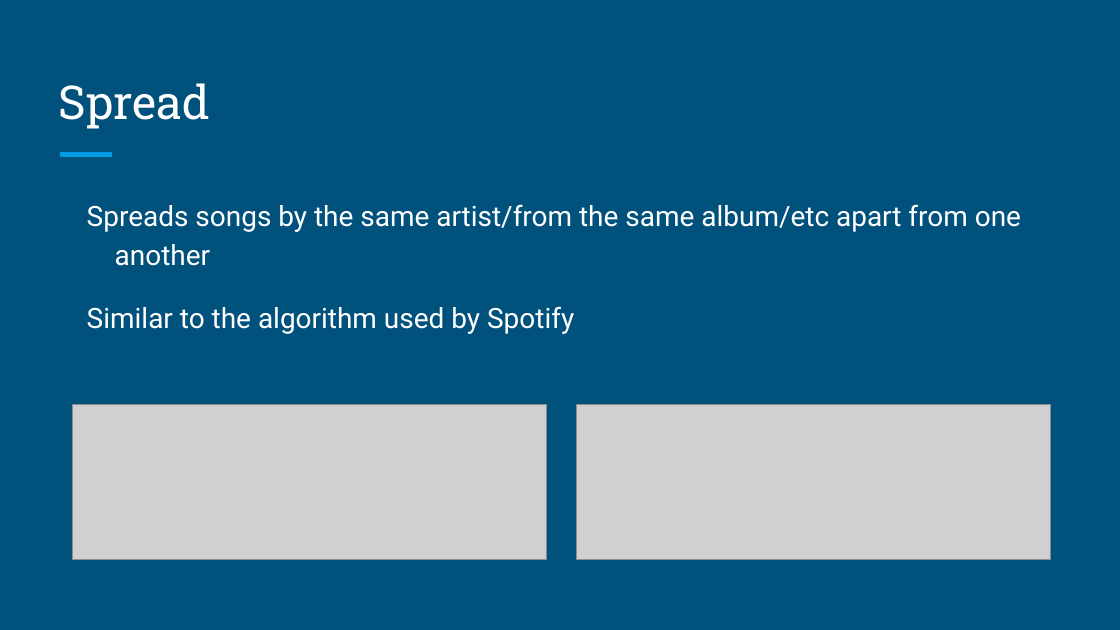
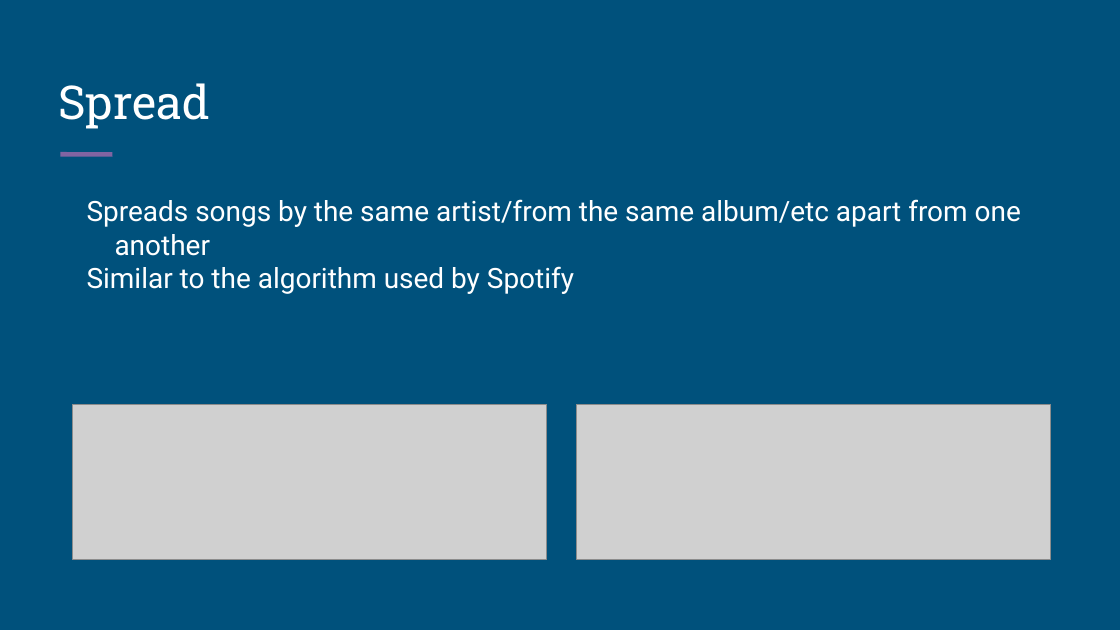
Before and after one commit to speakerofthehouse/theateam, a slide deck: slide 7 of CSCI3308 - FINAL PRESENTATION.pptx. Drawn at 1120x630 pixels with LibreOffice and Linux fonts; fonts in the diff are those of the drawing; grey boxes stand for pictures. Boxes give left, top, right and bottom in pixels: in the first picture for what was removed or moved away, otherwise in the second. Text is boxed around its words. In the diff, an @@ line names an element or a change of style, - is before the commit and + after.

```diff
--- a/CSCI3308 - FINAL PRESENTATION.pptx
+++ b/CSCI3308 - FINAL PRESENTATION.pptx
@@ line removed from (60, 155) to (112, 155) @@
@@ freeform shape added at (x1=60, y1=155, x2=112, y2=155), outline #8064A2 3 pt @@
@@ text "Spreads songs by the same ..." at (x1=87, y1=199, x2=1021, y2=294): line spacing 1.15 to 1; less space between paragraphs @@
```
Also in this commit, not shown: 10 other slides changed, 1 slide added.
